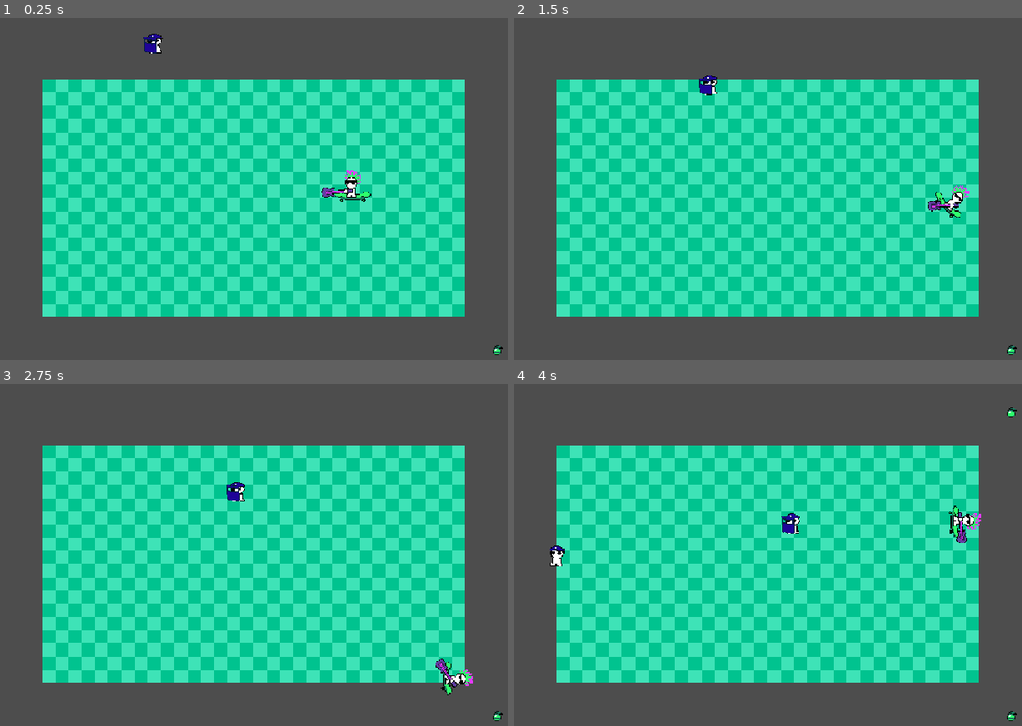
Above: before the commit, frames 1-4 (two rows, left to right).
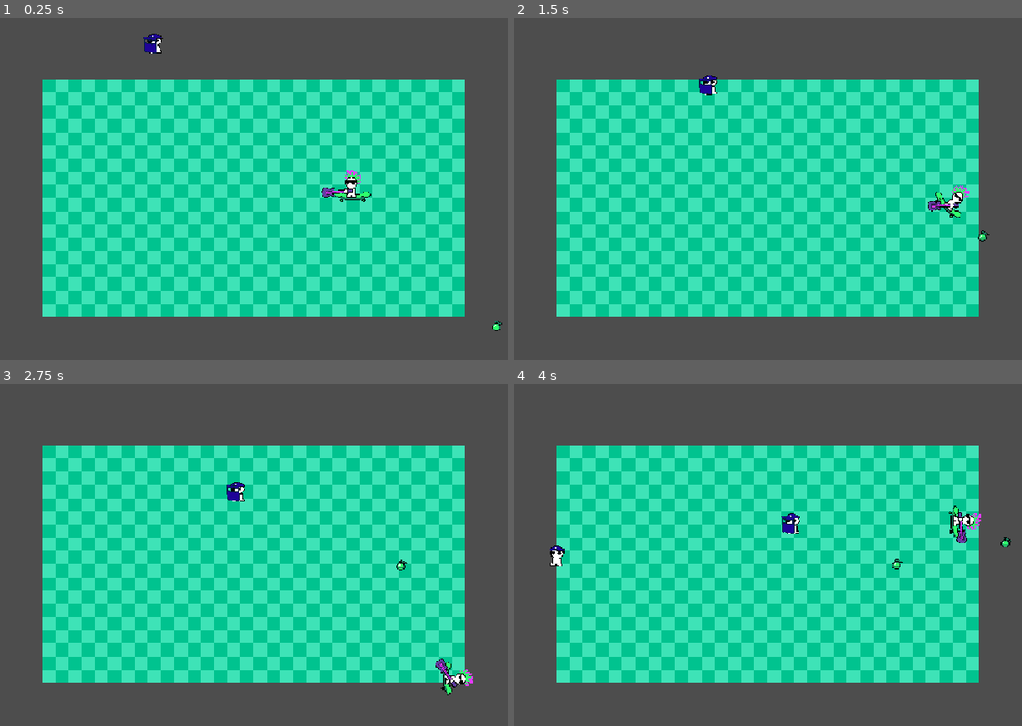
Above: after the commit, the same moments.

Repository: KyleTiley/PlayfulAnarchy
Game: Godot game, scene res://main.tscn
Same seed, same stepped clock (60 frames per second), same inputs: the game is played once before the commit and once after it.
Inputs (mouse positions are in pixels of both pictures, inside the frame that each line leads up to):
- Up to frame 1 (0.25 s): no input
- Up to frame 2 (1.5 s): move the mouse to (915, 178) at 0.52 s; hold D (right_input) 0.53-1.28 s; move the mouse to (635, 216) at 1.27 s; hold S (down_input) from 1.28 s (still down)
- Up to frame 3 (2.75 s): move the mouse to (320, 479) at 2.02 s; release S (down_input) at 2.03 s; hold D (right_input) from 2.03 s (still down)
- Up to frame 4 (4 s): move the mouse to (732, 637) at 2.77 s; release D (right_input) at 2.78 s; hold W (up_input) 2.78-3.53 s; move the mouse to (966, 619) at 3.52 s; hold A (left_input) from 3.53 s (still down)

The runs differ from the first frame. In frame 1, less than 0.1% of the frame differs, in the area x 96-100%, y 88-99%; in frame 2, less than 0.1%; in frame 3, less than 0.1%; in frame 4, 0.2%, in the area x 74-100%, y 6-99%.

Commit message:
grenade spawning fixed

Diff:
--- a/Enemies/Grenade.gd
+++ b/Enemies/Grenade.gd
@@ -1,5 +1,23 @@
 extends Node2D
 
-func _ready():
+@onready var player = $"../Player"
+var positionA
+var positionB
+var positionC
+
+var t = 0.0
+var duration = 3.0
+
+func throw():
+	positionA = self.position
+	print(self.name)
+	positionB = player.position
+	positionC = Vector2(self.position.x, player.position.y)
 	await get_tree().create_timer(4).timeout
 	print("EXPLODE")
+
+func _process(delta):
+	t += delta / duration
+	var q0 = positionA.lerp(positionC, min(t, 1.0))
+	var q1 = positionC.lerp(positionB, min(t, 1.0))
+	position = q0.lerp(q1, min(t, 1.0))
--- a/Enemies/BombSpawner.gd
+++ b/Enemies/GrenadeSpawner.gd
@@ -8,6 +8,7 @@
 func _ready():
 	for child in self.get_children():
 		spawn_locations.append(child)
+	print(spawn_locations)
 
 func _physics_process(delta):
 	time_count += delta
@@ -16,6 +17,7 @@
 		var new_grenade = grenade.instantiate()
 		get_parent().add_child(new_grenade)
 		new_grenade.position = spawn_locations[random_number_generator(0, spawn_locations.size())].position
+		new_grenade.throw()
 
 func random_number_generator(_min, _max):
 	var rng = RandomNumberGenerator.new()
--- a/main.tscn
+++ b/main.tscn
@@ -5,7 +5,7 @@
 [ext_resource type="PackedScene" uid="uid://dgn3sgi6eh5qg" path="res://Player/player.tscn" id="2_g2fjy"]
 [ext_resource type="Script" path="res://Menu.gd" id="4_8g5y1"]
 [ext_resource type="Script" path="res://Enemies/CopSpawner.gd" id="4_arvbg"]
-[ext_resource type="Script" path="res://Enemies/BombSpawner.gd" id="5_27r57"]
+[ext_resource type="Script" path="res://Enemies/GrenadeSpawner.gd" id="5_1g38f"]
 
 [sub_resource type="RectangleShape2D" id="RectangleShape2D_nbo67"]
 size = Vector2(20, 360)
@@ -68,19 +68,19 @@
 [node name="Spawn6" type="Node2D" parent="Game/CopSpawner"]
 position = Vector2(-50, 180)
 
-[node name="BombSpawner" type="Node2D" parent="Game"]
-script = ExtResource("5_27r57")
+[node name="GrenadeSpawner" type="Node2D" parent="Game"]
+script = ExtResource("5_1g38f")
 
-[node name="Spawn1" type="Node2D" parent="Game/BombSpawner"]
+[node name="Spawn1" type="Node2D" parent="Game/GrenadeSpawner"]
 position = Vector2(-50, -50)
 
-[node name="Spawn2" type="Node2D" parent="Game/BombSpawner"]
+[node name="Spawn2" type="Node2D" parent="Game/GrenadeSpawner"]
 position = Vector2(690, -50)
 
-[node name="Spawn3" type="Node2D" parent="Game/BombSpawner"]
+[node name="Spawn3" type="Node2D" parent="Game/GrenadeSpawner"]
 position = Vector2(690, 410)
 
-[node name="Spawn4" type="Node2D" parent="Game/BombSpawner"]
+[node name="Spawn4" type="Node2D" parent="Game/GrenadeSpawner"]
 position = Vector2(-50, 410)
 
 [node name="DebugCamera2D" type="Camera2D" parent="Game"]
--- a/project.godot
+++ b/project.godot
@@ -22,6 +22,7 @@
 window/size/window_width_override=1280
 window/size/window_height_override=720
 window/stretch/mode="viewport"
+mouse_cursor/custom_image="res://Assets/Cursor.png"
 
 [input]
 
Binary file added: Assets/Cursor.png
Not shown, added: Assets/Cursor.png.import
